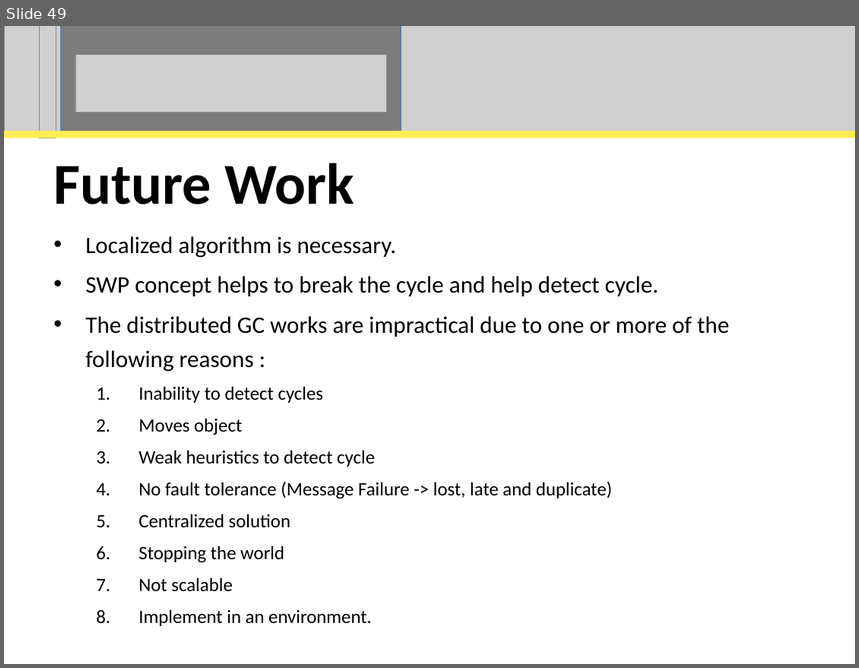
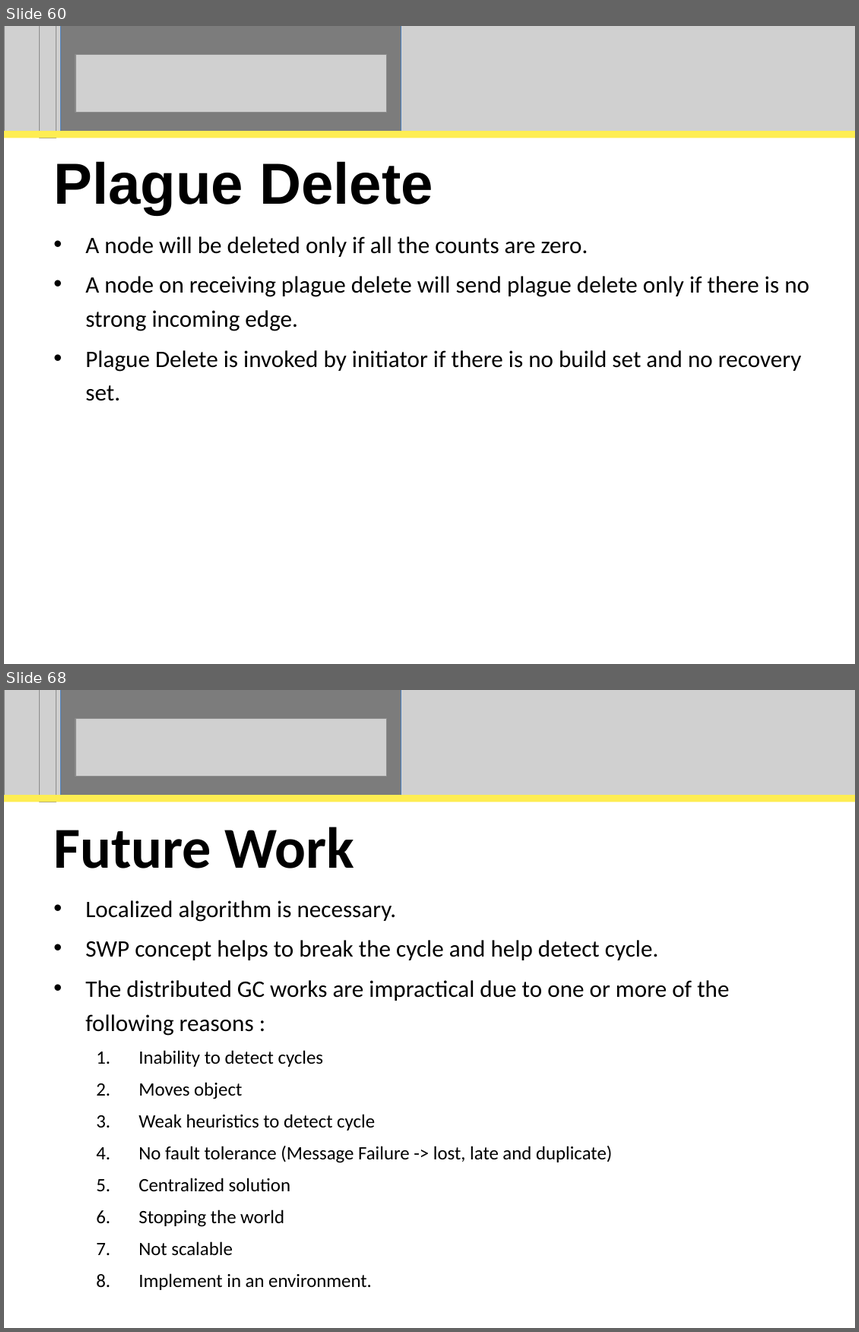
Before and after one commit to perpetualcoder/thesis, a slide deck: thesisppt/defense.ppt. Shown one above the other, each under a label of ours: slide 49 before the commit, slides 60 and 68 after it; the slides between them are not shown. The pictures are 859x668 and 859x1332 pixels, drawn with LibreOffice and Linux fonts; fonts in the diff are those of the drawing; grey boxes stand for pictures. Boxes give left, top, right and bottom in pixels: in the first picture for what was removed or moved away, otherwise in the second. Text is boxed around its words. In the diff, an @@ line names an element or a change of style, - is before the commit and + after.

```diff
--- a/thesisppt/defense.ppt
+++ b/thesisppt/defense.ppt
@@ slide 60 added at (x1=4, y1=26, x2=855, y2=664), background #FFFFFF @@
@@ picture added at (x1=4, y1=26, x2=855, y2=132) @@
@@ picture added at (x1=40, y1=26, x2=56, y2=138) @@
@@ rectangle added at (x1=61, y1=26, x2=401, y2=132), fill #000000 at 40% opacity, outline #4A7EBB 0.74 pt @@
@@ picture added at (x1=75, y1=55, x2=387, y2=113) @@
@@ rectangle added at (x1=4, y1=131, x2=855, y2=138), fill #FEED52 @@
@@ title added at (x1=53, y1=161, x2=433, y2=214), 49 pt, text #000000, bold @@
+Plague Delete
@@ subtitle added at (x1=85, y1=237, x2=810, y2=401), 20 pt, text #000000 @@
+• A node will be deleted only if all the counts are zero.
+• A node on receiving plague delete will send plague delete only if there is no strong incoming edge.
+• Plague Delete is invoked by initiator if there is no build set and no recovery set.
@@ what was slide 49 is now slide 68 @@
```
Also in this commit, not shown: 19 other slides added, 1 slide removed, 18 other files.
